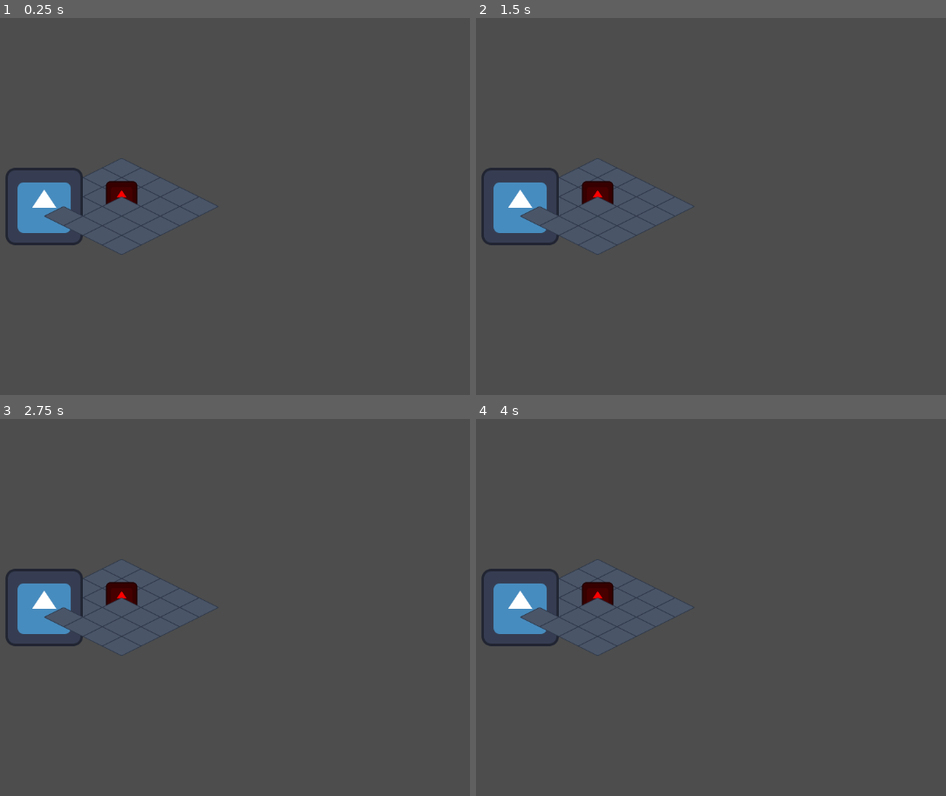
Above: before the commit, frames 1-4 (two rows, left to right).
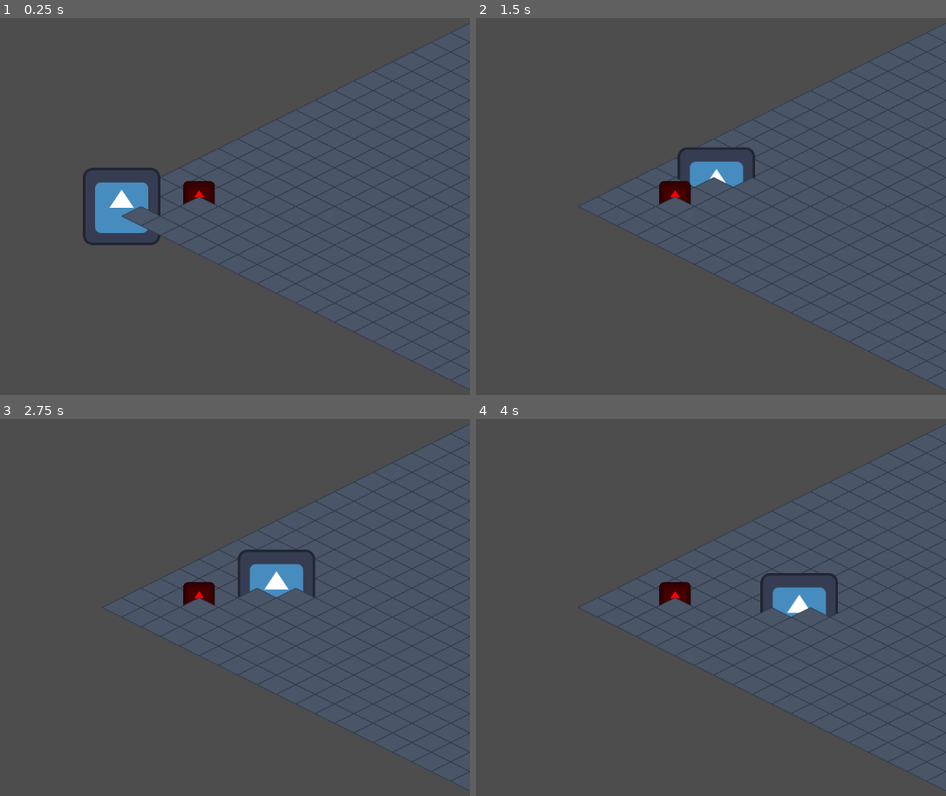
Above: after the commit, the same moments.

Repository: miles5g/milky-world
Game: Godot game, scene res://scenes/world.tscn
Same seed, same stepped clock (60 frames per second), same inputs: the game is played once before the commit and once after it. The engine's default icon, where the game draws it, is replaced by a stand-in: a white triangle on a blue panel in a dark square.
Inputs (mouse positions are in pixels of both pictures, inside the frame that each line leads up to):
- Up to frame 1 (0.25 s): no input
- Up to frame 2 (1.5 s): tap Enter at 0.5 s; move the mouse to (748, 187) at 0.52 s; click (748, 187) at 0.67 s; drag from (outside the picture) to (560, 285) at 1.27 s
- Up to frame 3 (2.75 s): tap Space at 2 s; move the mouse to (192, 520) at 2.02 s; click (192, 520) at 2.17 s
- Up to frame 4 (4 s): tap Enter at 2.75 s; drag from (560, 686) to (outside the picture) at 2.77 s; tap Space at 3.5 s; move the mouse to (805, 667) at 3.52 s; click (805, 667) at 3.67 s

The runs differ from the first frame. In frame 1, 35% of the frame differs, in the area x 1-100%, y 1-99%; in frame 2, 35%; in frame 3, 35%; in frame 4, 35%.

Commit message:
Expand floor grid to 25x25 for camera testing
Made-with: Cursor

Diff:
--- a/scripts/world.gd
+++ b/scripts/world.gd
@@ -5,8 +5,8 @@
 ## Single source of truth for floor size: FLOOR_GRID_WIDTH × FLOOR_GRID_HEIGHT.
 ## AStarGrid2D provides the Fallout-style movement brain (1 tile = 1 AP).
 
-const FLOOR_GRID_WIDTH := 5
-const FLOOR_GRID_HEIGHT := 5
+const FLOOR_GRID_WIDTH := 25
+const FLOOR_GRID_HEIGHT := 25
 const FLOOR_SOURCE_ID := 0
 const FLOOR_ATLAS_COORDS := Vector2i(0, 0)
 const BLOCKED_CELLS := [Vector2i(2, 2)]  # logical tiles that are not walkable (obstacles)
@@ -21,6 +21,7 @@
 var move_speed: float = 300.0  # pixels per second, snappy for testing
 var is_moving: bool = false
 var current_target_world: Vector2 = Vector2.ZERO
+var camera_deadzone_margin: Vector2 = Vector2(64, 64)  # how far player can move from center before snap
 
 
 func _ready() -> void:
@@ -41,6 +42,11 @@
 
 
 func _physics_process(delta: float) -> void:
+	_update_player_movement(delta)
+	_update_camera_snap()
+
+
+func _update_player_movement(delta: float) -> void:
 	if not is_moving:
 		return
 
@@ -59,6 +65,22 @@
 	if step > dist:
 		step = dist
 	player.position += to_target.normalized() * step
+
+
+func _update_camera_snap() -> void:
+	# Snap-follow: only recenter camera when player walks off screen (beyond a deadzone).
+	var viewport_size: Vector2 = get_viewport().get_visible_rect().size
+	var half_size: Vector2 = viewport_size * 0.5
+
+	# Player position in camera-local coordinates.
+	var player_cam_local: Vector2 = camera.to_local(player.global_position)
+
+	var exceeded_x: bool = abs(player_cam_local.x) > (half_size.x - camera_deadzone_margin.x)
+	var exceeded_y: bool = abs(player_cam_local.y) > (half_size.y - camera_deadzone_margin.y)
+
+	if exceeded_x or exceeded_y:
+		# Snap camera so player returns to center of the view.
+		camera.global_position = player.global_position
 
 
 func _handle_click(viewport_pos: Vector2) -> void:
